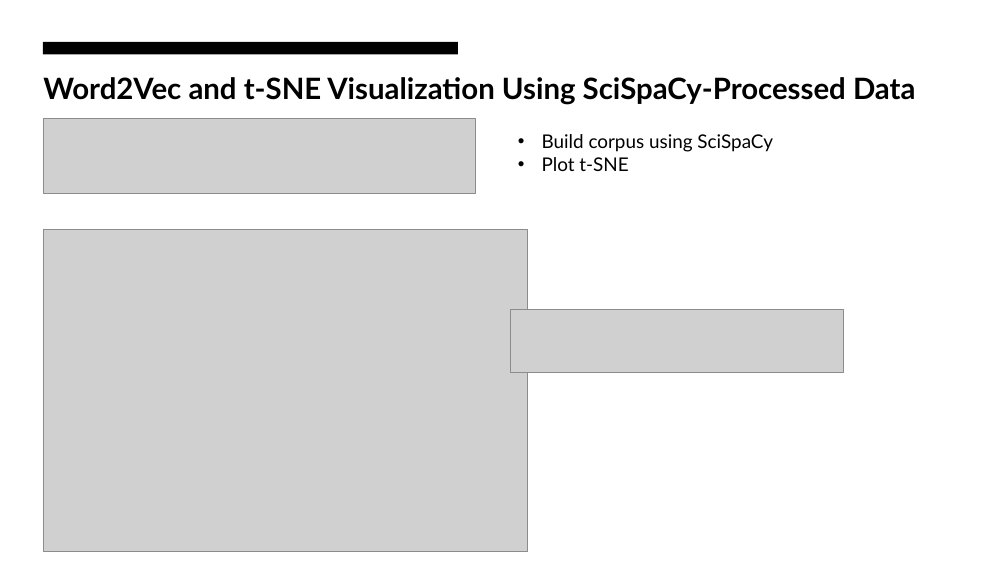
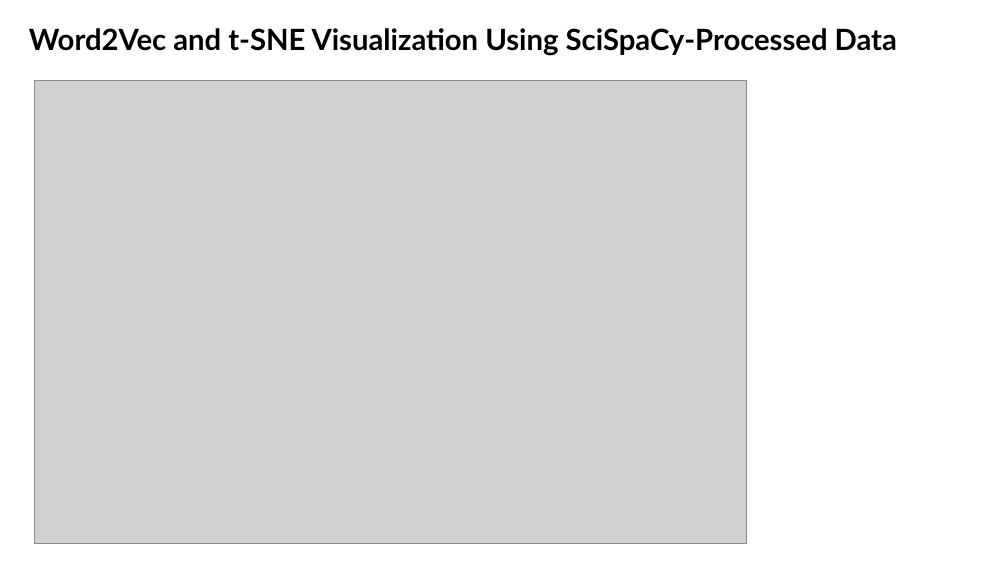
Before and after one commit to AnkitaSavaliya/AIH, a slide deck: slide 12 of MIMIC-III_NLP.pptx. Drawn at 1008x567 pixels with LibreOffice and Linux fonts; fonts in the diff are those of the drawing; grey boxes stand for pictures. Boxes give left, top, right and bottom in pixels: in the first picture for what was removed or moved away, otherwise in the second. Text is boxed around its words. In the diff, an @@ line names an element or a change of style, - is before the commit and + after.

```diff
--- a/MIMIC-III_NLP.pptx
+++ b/MIMIC-III_NLP.pptx
@@ title "Word2Vec and t-SNE Visualization Using ...": place and size @@
-title "Word2Vec and t-SNE Visualization Using ..." at (43,77,915,104)
+title "Word2Vec and t-SNE Visualization Using ..." at (29,28,897,56)
@@ title "Word2Vec and t-SNE Visualization Using ..." at (29,28,897,56): size 28 to 27.9 pt; line spacing 1 to 0.9; less space between paragraphs; vertical alignment top to middle @@
@@ rectangle removed at (43,42,458,54) @@
@@ picture added at (35,81,747,544) @@
@@ picture removed at (43,119,476,194) @@
@@ text removed at (542,134,772,171) @@
-• Build corpus using SciSpaCy
-• Plot t-SNE
@@ picture removed at (43,230,528,552) @@
@@ picture removed at (510,309,844,372) @@
```
Also in this commit, not shown: 9 other slides changed, 15 slides added, 6 slides removed, 3 other files.
